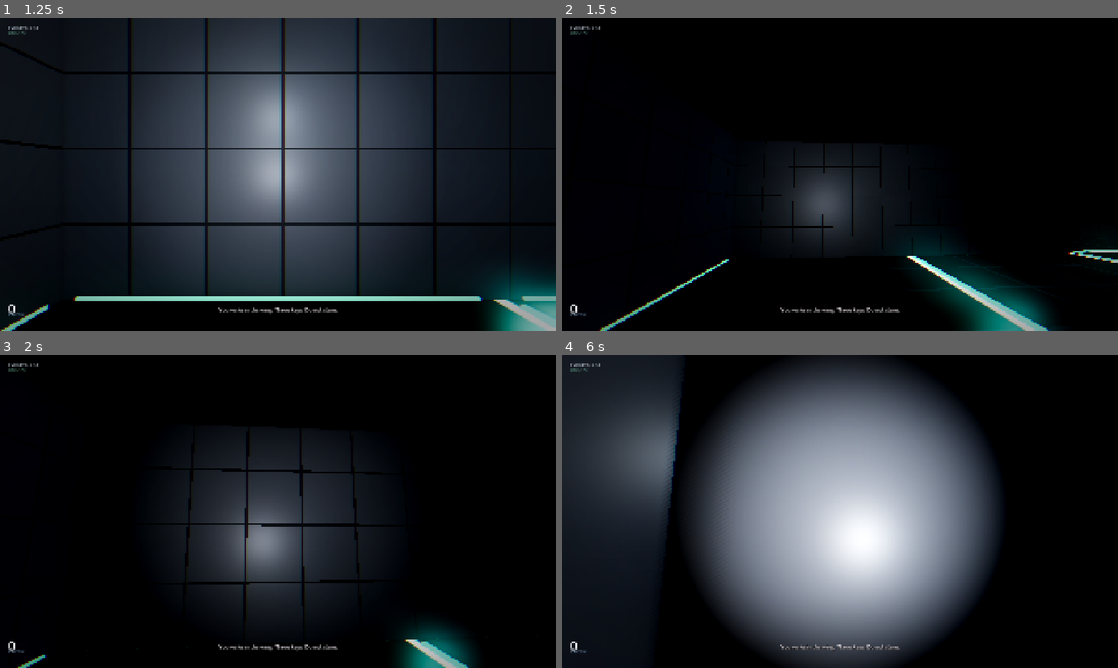
Above: before the commit, frames 1-4 (two rows, left to right).
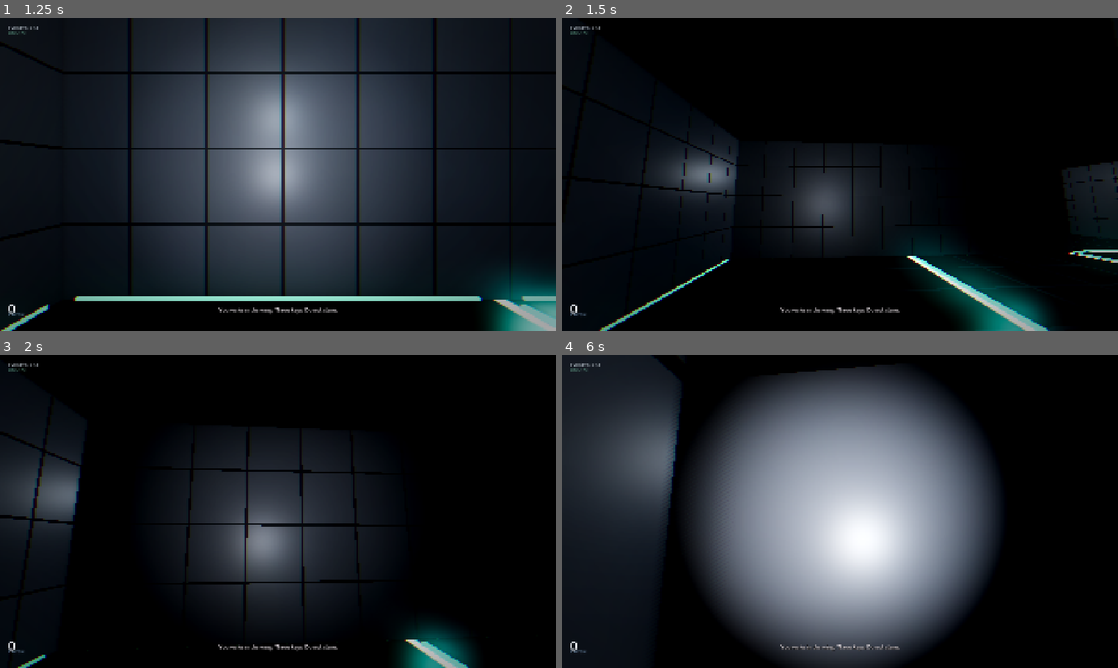
Above: after the commit, the same moments.

Repository: Rodrigo8240572/Hypnomaze
Game: Godot game, scene res://scenes/menu.tscn
Two runs of this game, one before a commit and one after it. Both use one fixed random seed, a clock stepped at 60 frames per second and the inputs below.
Inputs (mouse positions are in pixels of both pictures, inside the frame that each line leads up to):
- Up to frame 1 (1.25 s): click "BEGIN" at 0.5 s
- Up to frame 2 (1.5 s): tap Enter at 1.25 s; move the mouse to (867, 174) at 1.27 s; hold W (move_forward) from 1.28 s (still down); hold Shift (sprint) from 1.28 s (still down); click (867, 174) at 1.42 s
- Up to frame 3 (2 s): keep holding W (move_forward); keep holding Shift (sprint)
- Up to frame 4 (6 s): keep holding W (move_forward); move the mouse to (812, 511) at 2.02 s; release Shift (sprint) at 2.03 s; tap Shift (sprint) at 2.1, 3.6, 5.1 s; move the mouse to (851, 505) at 2.77 s; hold Shift (sprint) 2.78-3.53 s; move the mouse to (834, 517) at 3.52 s; click (834, 517) at 3.67 s; move the mouse to (878, 514) at 4.27 s; hold Shift (sprint) 4.28-5.03 s; move the mouse to (795, 508) at 5.02 s; move the mouse to (845, 511) at 5.77 s; hold Shift (sprint) from 5.78 s (still down); click (845, 511) at 5.92 s

Frame 1 is identical in both runs. In frame 2, 4.1% of the frame differs, in the area x 15-100%, y 39-67%; in frame 3, 4.1%, in the area x 0-15%, y 27-63%; in frame 4, 0.8%.

Commit message:
Update maze_builder.gd

Diff:
--- a/scripts/maze_builder.gd
+++ b/scripts/maze_builder.gd
@@ -400,7 +400,20 @@
 	root.set_meta("kind", kind)
 	root.set_meta("armed", true)
 	root.set_meta("heat_source", kind in ["screen", "spiral", "goon", "goddess"])
+
+	# ~28% chance this trap hides a key
+	var hides_key := false
+	if kind in ["spiral", "goon", "goddess", "fracture"] and randf() < 0.28:
+		hides_key = true
+	root.set_meta("hides_key", hides_key)
+
+	# Media path (leave empty for now, or put a real path later)
+	var media_path := ""
+	# Example later: media_path = "res://media/trap_01.png"
+	root.set_meta("media_path", media_path)
+
 	root.body_entered.connect(_on_trap.bind(root))
+
 	var col := CollisionShape3D.new()
 	var sh := BoxShape3D.new()
 	sh.size = Vector3(cell_size * 0.62, 2.2, cell_size * 0.62)
@@ -426,56 +439,19 @@
 		var qm := QuadMesh.new()
 		qm.size = Vector2(2.52, 1.46)
 		panel.mesh = qm
-		panel.position = wall_off + inward + Vector3(0, 0.25, 0)
+		panel.position = wall_off + inward * 0.28 + Vector3(0, 0.25, 0)
 		panel.rotation_degrees = Vector3(0, yaw, 0)
-		panel.material_override = screen_mat_a if kind != "goon" else screen_mat_b
+
+		if kind in ["screen", "spiral", "goon", "goddess"]:
+			panel.material_override = screen_mat_a if randf() < 0.5 else screen_mat_b
+		else:
+			var pmat := StandardMaterial3D.new()
+			pmat.albedo_color = Color(0.08, 0.02, 0.12)
+			pmat.emission_enabled = true
+			pmat.emission = Color(0.6, 0.1, 0.5)
+			pmat.emission_energy_multiplier = 1.8
+			panel.material_override = pmat
 		root.add_child(panel)
-
-		var hit := StaticBody3D.new()
-		hit.collision_layer = 4
-		hit.collision_mask = 0
-		hit.set_meta("heat_source", true)
-		hit.set_meta("kind", kind)
-		var hit_col := CollisionShape3D.new()
-		var hit_sh := BoxShape3D.new()
-		hit_sh.size = Vector3(2.6, 1.5, 0.2)
-		hit_col.shape = hit_sh
-		hit.add_child(hit_col)
-		panel.add_child(hit)
-
-		var glow := OmniLight3D.new()
-		glow.light_color = Color(0.75, 0.18, 0.8) if kind != "screen" else Color(0.55, 0.22, 0.9)
-		glow.light_energy = 2.6
-		glow.omni_range = 6.0
-		glow.position = panel.position
-		glow.shadow_enabled = false
-		root.add_child(glow)
-
-	if kind == "floor":
-		var q := MeshInstance3D.new()
-		var qm := QuadMesh.new()
-		qm.size = Vector2(2.4, 2.4)
-		q.mesh = qm
-		q.rotation_degrees = Vector3(-90, 0, 0)
-		q.position = Vector3(0, -0.97, 0)
-		q.material_override = screen_mat_b
-		root.add_child(q)
-
-	if kind == "goddess":
-		var fig := MeshInstance3D.new()
-		var cap := CapsuleMesh.new()
-		cap.radius = 0.22
-		cap.height = 1.55
-		fig.mesh = cap
-		var fmat := StandardMaterial3D.new()
-		fmat.albedo_color = Color(0.7, 0.35, 0.4, 0.35)
-		fmat.transparency = BaseMaterial3D.TRANSPARENCY_ALPHA
-		fmat.emission_enabled = true
-		fmat.emission = Color(0.8, 0.2, 0.55)
-		fmat.emission_energy_multiplier = 1.4
-		fig.material_override = fmat
-		fig.position = Vector3(0.7, 0.1, 0.4)
-		root.add_child(fig)
 
 	add_child(root)
 
@@ -485,13 +461,12 @@
 		return
 	if not root.get_meta("armed", true):
 		return
-	if GameState.overlay_locked or GameState.run_over:
-		return
+
+	# Make it one-shot so it doesn't retrigger immediately
 	root.set_meta("armed", false)
-	var kind := String(root.get_meta("kind"))
-	get_tree().call_group("game_root", "trigger_trap", kind)
-	var t := get_tree().create_timer(16.0)
-	t.timeout.connect(func() -> void:
-		if is_instance_valid(root):
-			root.set_meta("armed", true)
-	)
+
+	var kind: String = String(root.get_meta("kind", "spiral"))
+	var hides_key: bool = bool(root.get_meta("hides_key", false))
+	var media_path: String = String(root.get_meta("media_path", ""))
+
+	get_tree().call_group("game_root", "trigger_trap", kind, hides_key, media_path)
